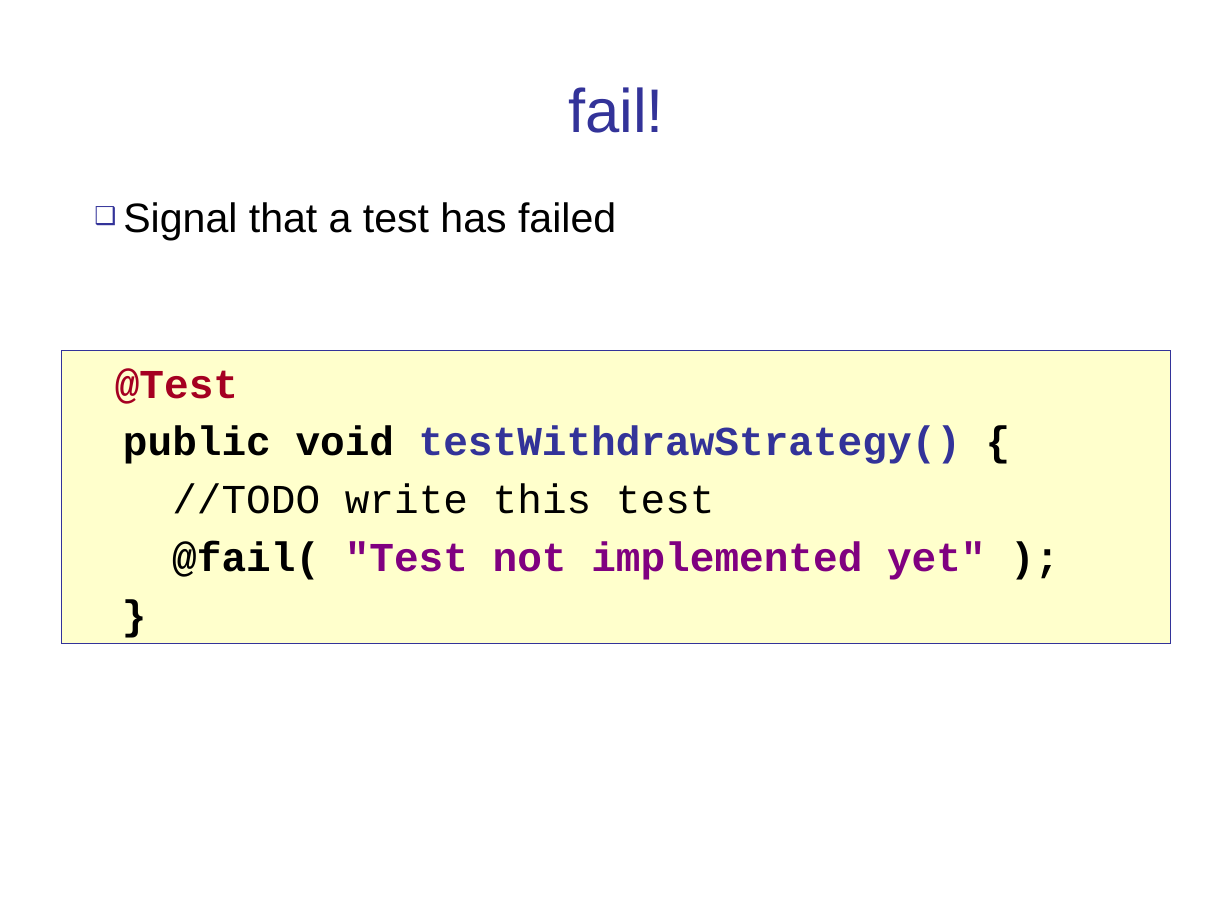
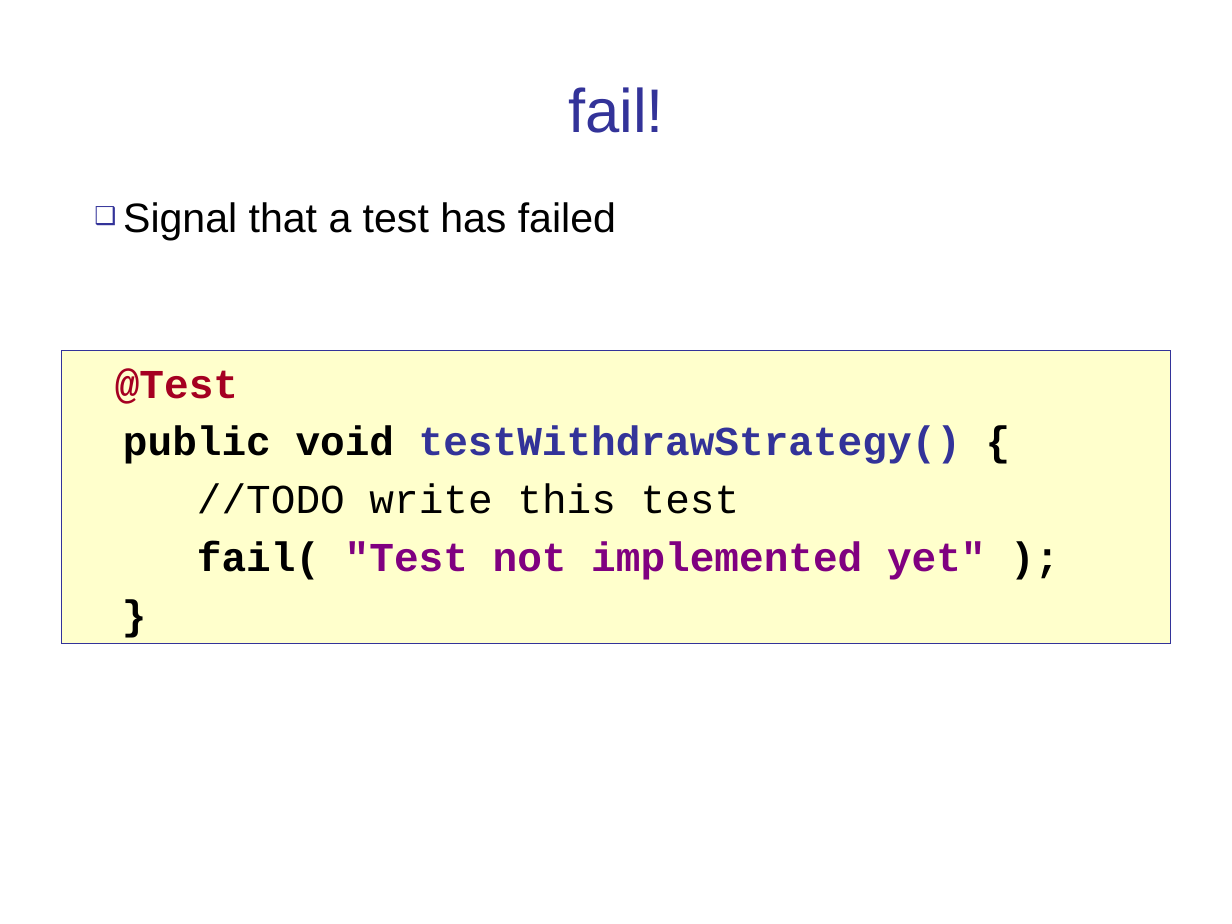
Before and after one commit to cpske/ISP, a slide deck: slide 34 of testing/UnitTesting.ppt. Drawn at 1232x924 pixels with LibreOffice and Linux fonts; fonts in the diff are those of the drawing. Boxes give left, top, right and bottom in pixels: in the first picture for what was removed or moved away, otherwise in the second. Text is boxed around its words. In the diff, an @@ line names an element or a change of style, - is before the commit and + after.

```diff
--- a/testing/UnitTesting.ppt
+++ b/testing/UnitTesting.ppt
@@ text in rectangle at <box>197,541,986,580</box>: text changed @@
-@fail( "Test not implemented yet" );
+fail( "Test not implemented yet" );
```
Also in this commit, not shown: 5 other slides changed, 2 other files.
